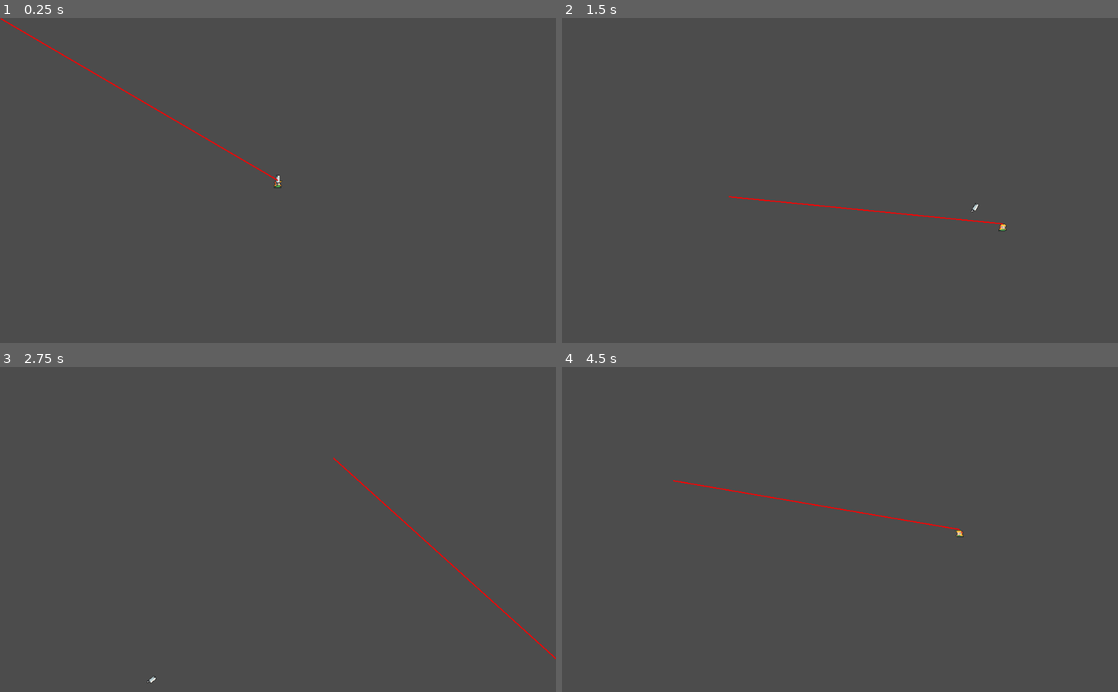
Above: before the commit, frames 1-4 (two rows, left to right).
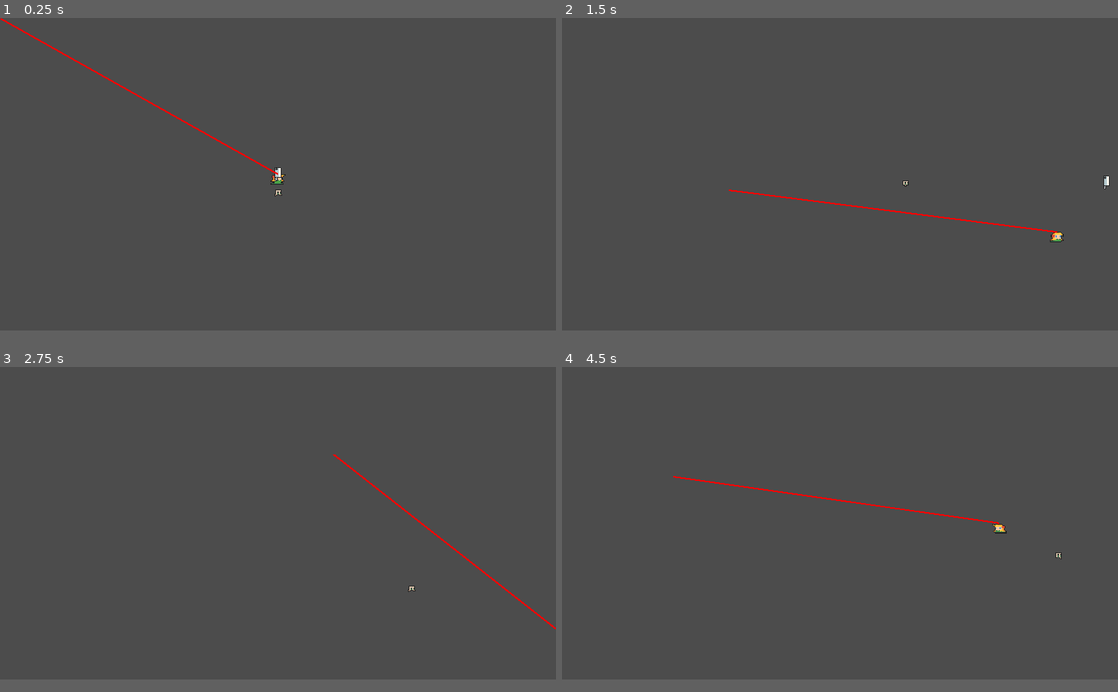
Above: after the commit, the same moments.

Repository: solbjorg/gamejim-2020-04
Game: Godot game, scene res://Scenes/Level.tscn
The game is run twice, just before and just after one commit, with the same random seed, the same clock (stepped at 60 frames per second) and the same inputs.
Inputs (mouse positions are in pixels of both pictures, inside the frame that each line leads up to):
- Up to frame 1 (0.25 s): no input
- Up to frame 2 (1.5 s): tap Enter at 0.5 s; move the mouse to (962, 164) at 0.52 s; hold D (ui_right) 0.53-1.28 s; click (962, 164) at 0.67 s; move the mouse to (728, 196) at 1.27 s; hold S (ui_down) from 1.28 s (still down); click (728, 196) at 1.42 s
- Up to frame 3 (2.75 s): move the mouse to (333, 458) at 2.02 s; release S (ui_down) at 2.03 s; hold D (ui_right) from 2.03 s (still down); click (333, 458) at 2.17 s
- Up to frame 4 (4.5 s): move the mouse to (812, 594) at 2.77 s; release D (ui_right) at 2.78 s; hold W (ui_up) 2.78-3.53 s; click (812, 594) at 2.92 s; move the mouse to (1006, 578) at 3.52 s; hold A (ui_left) from 3.53 s (still down); click (1006, 578) at 3.67 s; move the mouse to (673, 480) at 4.27 s; click (673, 480) at 4.42 s
In our replay, the window is 800x468 before the commit and 800x450 after it. These sizes can differ from the game's own. Grey fills any space a smaller window leaves; there, only what the larger window draws over its background counts as a difference.

The runs differ from the first frame. In frame 1, 0.6% of the frame differs, in the area x 0-52%, y 0-55%; in frame 2, 0.6%; in frame 3, 0.5%; in frame 4, 0.6%, in the area x 20-90%, y 33-60%.

Commit message:
Added a basic enemy that can be killed when hit by a weapon. In addition, revamped weapon to be an Area2D, and player to be a KinematicBody2D.

Diff:
--- a/Scenes/Boomerang.gd
+++ b/Scenes/Boomerang.gd
@@ -1,37 +1,38 @@
-extends RigidBody2D
+extends Area2D
 class_name Boomerang
 
 export var speed : float = 400
 
 var target : Vector2
-var prev_force : Vector2 = Vector2(0,0)
-onready var player = $"../Player"
+var velocity : Vector2
+var player
 
 func _ready():
+	player = get_parent().get_node("Player")
 	pass
 
-func _integrate_forces(_state):
+func _process(delta):
 	var direction : Vector2 = (global_position - player.global_position).normalized()
-	var force = 1000 * -direction
-	add_central_force(-prev_force)
-	add_central_force(force)
-	prev_force = force
+	velocity -= 10 * direction * delta
+	position += velocity
+
 	#add_force(Vector2(0,0), Vector2(-direction.x, 0))
 
 func throw(_target : Vector2, force : float):
 	#mode = MODE_RIGID
 	target = _target
-	var weapon_mouse_vec = (target - global_position)
-	var direction = weapon_mouse_vec.normalized()
+	var direction = (target - global_position).normalized()
 	# var angle = PI / 4
 	# 45deg on the line between mouse and player - might not use...
 	# var impulse = Vector2(cos(angle * direction.x) - sin(angle * direction.y), sin(angle * direction.x) + cos(angle * direction.y)).normalized()
-	apply_central_impulse(force * 3.5 * direction)
-	angular_velocity = 10
+	#apply_central_impulse(force * 3.5 * direction)
+	velocity = force * 0.05 * direction
 
-#destroy boomerang
-func pickup():
-	self.queue_free()
+func player_collide(_player ):
+	_player.pickup(self)
+
+func enemy_collide(_enemy ):
+	_enemy.weapon_collide(self)
 
 
 #func reset():
@@ -43,3 +44,9 @@
 	#angular_velocity *= 0
 	#applied_force = Vector2(0,0)
 	#position = Vector2(0,0)
+
+func _on_Boomerang_body_entered(body: Node):
+	if body.name == "Player":
+		player_collide(body)
+	if body.name == "Enemy":
+		enemy_collide(body)
--- a/Scenes/Boomerang.tscn
+++ b/Scenes/Boomerang.tscn
@@ -6,9 +6,10 @@
 [sub_resource type="RectangleShape2D" id=1]
 extents = Vector2( 5.80952, 10.7215 )
 
-[node name="Boomerang" type="RigidBody2D"]
-scale = Vector2( 1, 0.992 )
-gravity_scale = 0.0
+[node name="Boomerang" type="Area2D"]
+scale = Vector2( 1.00161, 0.992003 )
+collision_layer = 16
+collision_mask = 31
 script = ExtResource( 2 )
 
 [node name="weapon_cleaver" type="Sprite" parent="."]
@@ -21,4 +22,4 @@
 [node name="Timer" type="Timer" parent="."]
 wait_time = 0.5
 one_shot = true
-[connection signal="timeout" from="Timer" to="." method="_on_Timer_timeout"]
+[connection signal="body_entered" from="." to="." method="_on_Boomerang_body_entered"]
--- /dev/null
+++ b/Scenes/Enemy.gd
@@ -0,0 +1,24 @@
+extends KinematicBody2D
+
+class_name Enemy
+
+onready var player : Player = $"../Player"
+onready var animated_sprite : AnimatedSprite = $AnimatedSprite
+
+export var speed : float = 100
+
+func _ready():
+	animated_sprite.animation = "move"
+	animated_sprite.play()
+
+func _process(delta):
+	var direction = (self.global_position - player.global_position).normalized()
+	var col : KinematicCollision2D = move_and_collide(-direction * delta * speed)
+	if (col && col.collider.has_method("hit")):
+		player_collide(col.collider)
+
+func player_collide(_player : Player):
+	_player.hit()
+
+func weapon_collide(_weapon: Boomerang):
+	queue_free()
--- /dev/null
+++ b/Scenes/Enemy.tscn
@@ -0,0 +1,41 @@
+[gd_scene load_steps=12 format=2]
+
+[ext_resource path="res://Assets/tiny_zombie/tiny_zombie_idle_anim_f2.png" type="Texture" id=1]
+[ext_resource path="res://Assets/tiny_zombie/tiny_zombie_run_anim_f0.png" type="Texture" id=2]
+[ext_resource path="res://Assets/tiny_zombie/tiny_zombie_idle_anim_f3.png" type="Texture" id=3]
+[ext_resource path="res://Scenes/Enemy.gd" type="Script" id=4]
+[ext_resource path="res://Assets/tiny_zombie/tiny_zombie_run_anim_f3.png" type="Texture" id=5]
+[ext_resource path="res://Assets/tiny_zombie/tiny_zombie_run_anim_f2.png" type="Texture" id=6]
+[ext_resource path="res://Assets/tiny_zombie/tiny_zombie_run_anim_f1.png" type="Texture" id=7]
+[ext_resource path="res://Assets/tiny_zombie/tiny_zombie_idle_anim_f1.png" type="Texture" id=8]
+[ext_resource path="res://Assets/tiny_zombie/tiny_zombie_idle_anim_f0.png" type="Texture" id=9]
+
+[sub_resource type="RectangleShape2D" id=2]
+extents = Vector2( 1.49426, 4.63471 )
+
+[sub_resource type="SpriteFrames" id=1]
+animations = [ {
+"frames": [ ExtResource( 9 ), ExtResource( 8 ), ExtResource( 1 ), ExtResource( 3 ) ],
+"loop": true,
+"name": "idle",
+"speed": 5.0
+}, {
+"frames": [ ExtResource( 2 ), ExtResource( 7 ), ExtResource( 6 ), ExtResource( 5 ) ],
+"loop": true,
+"name": "move",
+"speed": 5.0
+} ]
+
+[node name="Enemy" type="KinematicBody2D"]
+collision_layer = 7
+collision_mask = 7
+script = ExtResource( 4 )
+
+[node name="Hurtbox" type="CollisionShape2D" parent="."]
+position = Vector2( 0.5, 1.5 )
+scale = Vector2( 3.0561, 0.9501 )
+shape = SubResource( 2 )
+
+[node name="AnimatedSprite" type="AnimatedSprite" parent="."]
+frames = SubResource( 1 )
+animation = "move"
--- a/Scenes/Level.tscn
+++ b/Scenes/Level.tscn
@@ -1,14 +1,24 @@
-[gd_scene load_steps=2 format=2]
+[gd_scene load_steps=3 format=2]
 
 [ext_resource path="res://Scenes/Player.tscn" type="PackedScene" id=1]
+[ext_resource path="res://Scenes/Enemy.tscn" type="PackedScene" id=3]
 
 [node name="Node2D" type="Node2D"]
 
 [node name="Player" parent="." instance=ExtResource( 1 )]
-scale = Vector2( 0.992262, 1.0151 )
+scale = Vector2( 1.2619, 1.00212 )
+collision_layer = 7
+collision_mask = 7
+min_force = 30
+max_force = 150
 
 [node name="Camera2D" type="Camera2D" parent="."]
-scale = Vector2( 0.995641, 1.04119 )
+scale = Vector2( 0.953235, 1 )
 current = true
+zoom = Vector2( 0.4, 0.4 )
 limit_smoothed = true
 smoothing_enabled = true
+
+[node name="Enemy" parent="." instance=ExtResource( 3 )]
+position = Vector2( 0, 50 )
+scale = Vector2( 1.01044, 0.894818 )
--- a/Scenes/Player.gd
+++ b/Scenes/Player.gd
@@ -1,27 +1,25 @@
-extends Area2D
+extends KinematicBody2D
 
 class_name Player
 
-signal hit
-
-onready var pickup_timer = $Timer
+onready var pickup_timer = $PickupTimer
+onready var hit_timer = $HitTimer
 var weapon = preload("res://Scenes/Boomerang.tscn")
 onready var held_weapon : Sprite = $"weapon_cleaver"
 onready var aim_line : Line2D = $Line2D
 
 var thrown = false
 var can_pick_up_weapon = true
+var is_hit = false
 
 export var speed : float = 400
 export var min_force = 100
 export var max_force = 300
-# Called when the node enters the scene tree for the first time.
+
 func _ready():
 	$AnimatedSprite.play()
 
-
-# Called every frame. 'delta' is the elapsed time since the previous frame.
-func _process(delta):
+func _physics_process(delta):
 	# movement
 	var velocity = Vector2()
 	if Input.is_action_pressed("ui_right"):
@@ -38,11 +36,15 @@
 		$AnimatedSprite.flip_h = velocity.x < 0
 	else:
 		$AnimatedSprite.animation = "idle"
-	position += velocity * delta;
+	var col : KinematicCollision2D = move_and_collide(velocity * delta)
+	if col:
+		handle_collision(col)
+
+func _process(_delta):
 	var mouse_pos = get_local_mouse_position()
 	aim_line.set_point_position(0, Vector2(0,0))
 	aim_line.set_point_position(1, mouse_pos)
-	aim_line.default_color = Color(range_lerp(clamp(mouse_pos.length(), 100, 300), 100, 300, 0, 1), 0, 0)
+	aim_line.default_color = Color(range_lerp(clamp(mouse_pos.length(), min_force, max_force), min_force, max_force, 0, 1), 0, 0)
 
 # shooty!
 func _input(event):
@@ -60,11 +62,25 @@
 				thrown = true
 				pickup_timer.start()
 
-func _on_Player_body_entered(body: Node):
-	if body.name == "Boomerang" && can_pick_up_weapon:
-		body.pickup()
-		held_weapon.show()
-		thrown = false
+func handle_collision(col: KinematicCollision2D):
+	if col.collider.has_method("player_collide"):
+		# a bit silly...but whatever
+		col.collider.player_collide(self)
 
 func _on_Timer_timeout():
 	can_pick_up_weapon = true
+
+func hit():
+	if (!is_hit):
+		$AnimatedSprite.animation = "hit"
+		hit_timer.start()
+		is_hit = true
+
+func pickup(body : Boomerang):
+	if can_pick_up_weapon:
+		held_weapon.show()
+		thrown = false
+		body.queue_free()
+
+func _on_HitTimer_timeout():
+	is_hit = false
--- a/Scenes/Player.tscn
+++ b/Scenes/Player.tscn
@@ -8,6 +8,7 @@
 [ext_resource path="res://Assets/elf_f/elf_f_idle_anim_f1.png" type="Texture" id=6]
 [ext_resource path="res://Assets/weapons/weapon_cleaver.png" type="Texture" id=7]
 [ext_resource path="res://Assets/elf_f/elf_f_idle_anim_f0.png" type="Texture" id=8]
+[ext_resource path="res://Assets/elf_f/elf_f_hit_anim_f0.png" type="Texture" id=9]
 
 [sub_resource type="SpriteFrames" id=1]
 animations = [ {
@@ -20,18 +21,24 @@
 "loop": true,
 "name": "move",
 "speed": 5.0
+}, {
+"frames": [ ExtResource( 9 ) ],
+"loop": true,
+"name": "hit",
+"speed": 5.0
 } ]
 
 [sub_resource type="RectangleShape2D" id=2]
 extents = Vector2( 7.57915, 10 )
 
-[node name="Player" type="Area2D"]
-scale = Vector2( 2, 2 )
+[node name="Player" type="KinematicBody2D"]
+scale = Vector2( 2, 1.98861 )
+collision_mask = 3
 script = ExtResource( 2 )
 
 [node name="AnimatedSprite" type="AnimatedSprite" parent="."]
 frames = SubResource( 1 )
-animation = "idle"
+animation = "hit"
 
 [node name="CollisionShape2D" type="CollisionShape2D" parent="."]
 position = Vector2( -0.625862, 3.88033 )
@@ -41,12 +48,16 @@
 scale = Vector2( 0.983333, 1 )
 texture = ExtResource( 7 )
 
-[node name="Timer" type="Timer" parent="."]
-wait_time = 0.5
+[node name="PickupTimer" type="Timer" parent="."]
+wait_time = 0.2
 one_shot = true
 
 [node name="Line2D" type="Line2D" parent="."]
 points = PoolVector2Array( 0, 0, 0, 0 )
 width = 2.0
-[connection signal="body_entered" from="." to="." method="_on_Player_body_entered"]
-[connection signal="timeout" from="Timer" to="." method="_on_Timer_timeout"]
+
+[node name="HitTimer" type="Timer" parent="."]
+wait_time = 0.5
+one_shot = true
+[connection signal="timeout" from="PickupTimer" to="." method="_on_Timer_timeout"]
+[connection signal="timeout" from="HitTimer" to="." method="_on_HitTimer_timeout"]
--- a/project.godot
+++ b/project.godot
@@ -14,13 +14,19 @@
 "language": "GDScript",
 "path": "res://Scenes/Boomerang.gd"
 }, {
-"base": "Area2D",
+"base": "KinematicBody2D",
+"class": "Enemy",
+"language": "GDScript",
+"path": "res://Scenes/Enemy.gd"
+}, {
+"base": "KinematicBody2D",
 "class": "Player",
 "language": "GDScript",
 "path": "res://Scenes/Player.gd"
 } ]
 _global_script_class_icons={
 "Boomerang": "",
+"Enemy": "",
 "Player": ""
 }
 
@@ -29,6 +35,15 @@
 config/name="Gamejim-2020-04"
 run/main_scene="res://Scenes/Level.tscn"
 config/icon="res://icon.png"
+
+[display]
+
+window/size/width=1920
+window/size/height=1080
+window/size/resizable=false
+window/size/fullscreen=true
+window/stretch/mode="2d"
+window/stretch/aspect="keep"
 
 [input]
 
Binary file added: Assets/tiny_zombie/tiny_zombie_idle_anim_f0.png
Not shown, added: Assets/tiny_zombie/tiny_zombie_idle_anim_f0.png.import
Binary file added: Assets/tiny_zombie/tiny_zombie_idle_anim_f1.png
Not shown, added: Assets/tiny_zombie/tiny_zombie_idle_anim_f1.png.import
Binary file added: Assets/tiny_zombie/tiny_zombie_idle_anim_f2.png
Not shown, added: Assets/tiny_zombie/tiny_zombie_idle_anim_f2.png.import
Binary file added: Assets/tiny_zombie/tiny_zombie_idle_anim_f3.png
Not shown, added: Assets/tiny_zombie/tiny_zombie_idle_anim_f3.png.import
Binary file added: Assets/tiny_zombie/tiny_zombie_run_anim_f0.png
Not shown, added: Assets/tiny_zombie/tiny_zombie_run_anim_f0.png.import
Binary file added: Assets/tiny_zombie/tiny_zombie_run_anim_f1.png
Not shown, added: Assets/tiny_zombie/tiny_zombie_run_anim_f1.png.import
(and 5 more such lines)
